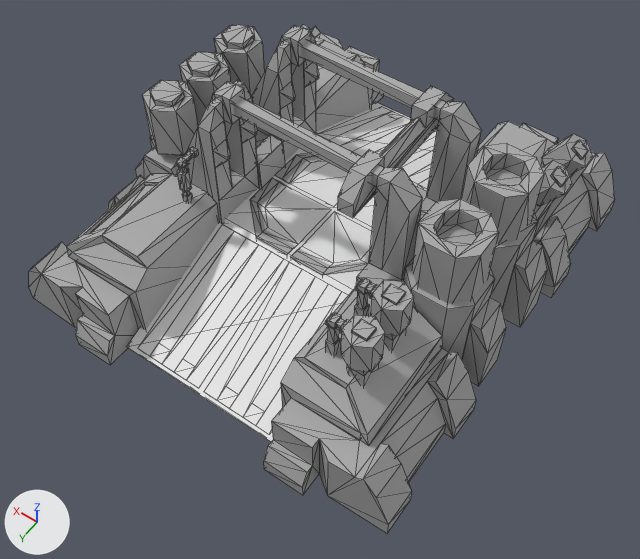
Two versions of the FBX model art/original_models/L_vehicle_factory_adv.FBX, one commit apart.
The view is the same before and after, from a 50 mm lens placed at (-45.3, 67.1, 94.7), pointed at (-4.3, 9.6, 4.4). Every picture has the same lights, and +X, +Y and +Z are marked at lower left. Mesh edges are drawn as thin lines. Vertices at the same position are counted once.

The older version as bpy lines, for what is in view:
```python
me_mesh = bpy.data.meshes.new('Mesh')
me_mesh.from_pydata(...)  # 1266 vertices, 2070 faces; spans x -28.8..28.4, y -31.4..32.7, z -1.8..26.9
me_mesh.materials.append(mat_lambert1)  # grey #aaaaaa
me_mesh_001 = bpy.data.meshes.new('Mesh.001')
me_mesh_001.from_pydata(...)  # 8 vertices, 12 faces; spans x -8.8..15.0, y -36.1..22.2, z -0.7..7.3
ob_l_vehicle_factory_adv = bpy.data.objects.new('L_vehicle_factory_adv', me_mesh)
ob_l_vehicle_factory_adv.location = (0.0, 0.0, 0.0)
ob_l_vehicle_factory_adv_nav = bpy.data.objects.new('L_vehicle_factory_adv_nav', me_mesh_001)
ob_l_vehicle_factory_adv_nav.location = (-3.2, 7.7, 0.0)
```
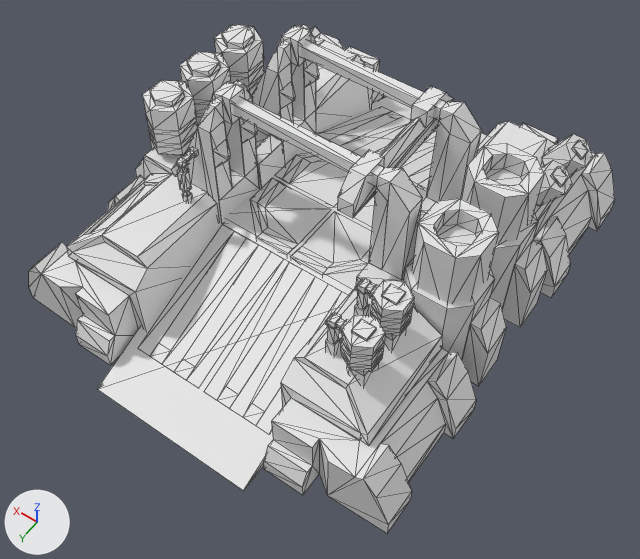
The edits, one by one:
me_mesh_001 has 8 vertices, 12 faces and spans x -8.8..15.0, y -36.1..22.2, z -0.7..7.3.
me_mesh_001 is used by ob_l_vehicle_factory_adv_nav; location (-3.2, 7.7, 0.0).
Part 1, on me_mesh_001:
Vertex 0 of me_mesh_001 moves from (-8.8, -36.1, -0.7) to (-8.8, -42.1, -3.1).
Vertex 1 of me_mesh_001 moves from (15.0, -36.1, -0.7) at pixel (375, 101) to (15.0, -42.1, -3.1).
Vertex 2 of me_mesh_001 moves from (-8.8, 22.2, -0.6) to (-8.8, 28.2, -3.0) at pixel (243, 490).
Vertex 3 of me_mesh_001 moves from (15.0, 22.2, -0.6) at pixel (126, 346) to (15.0, 28.2, -3.0) at pixel (97, 389).
me_mesh is used by ob_l_vehicle_factory_adv; location (0.0, 0.0, 0.0).
me_mesh had 1266 vertices, 2070 faces and spanned x -28.8..28.4, y -31.4..32.7, z -1.8..26.9.
me_mesh now has 1442 vertices, 2310 faces and spans x -28.8..28.4, y -31.4..32.7, z -1.8..26.9.
Part 2, on me_mesh:
36 faces are deleted.
27 new vertices lie (0.0, 0.0, -3.0) away from vertices in x 18.0..23.6, y -10.0..10.8, z 20.9.
28 new vertices lie (0.0, 0.0, -0.9) away from vertices in x 18.0..23.6, y -10.0..10.8, z 17.9.
30 new vertices lie (0.0, 0.0, -1.4) away from vertices in x 18.0..23.6, y -10.0..10.8, z 17.0.
25 new vertices lie (0.0, 0.0, 1.2) away from vertices in x 18.0..23.6, y -10.0..10.8, z 13.6.
180 new faces join them.
Part 3, on me_mesh:
24 faces are deleted.
15 new vertices lie (0.0, 0.0, -1.5) away from vertices in x -20.4..-16.5, y 13.8..24.0, z 18.9.
16 new vertices lie (0.0, 0.0, -0.7) away from vertices in x -20.4..-16.5, y 13.8..24.0, z 17.4.
17 new vertices lie (0.0, 0.0, -1.2) away from vertices in x -20.4..-16.5, y 13.8..24.0, z 16.7.
18 new vertices lie (0.0, 0.0, -0.6) away from vertices in x -20.4..-16.5, y 13.8..24.0, z 15.5.
120 new faces join them.
me_mesh part 4: 2010 faces spanning x -28.8..28.4, y -31.4..32.7, z -1.8..26.9 switch from mat_lambert1 (grey #aaaaaa) to no material.

What differs and where, as boxes [x1, y1, x2, y2] in the pictures (640 x 559 px):
'L_vehicle_factory_adv_nav', reshaped: before [127, 102, 437, 442]; after [97, 97, 487, 491]
part 2 of me_mesh, built on: [142, 39, 264, 155] in both
part 3 of me_mesh, built on: [341, 294, 414, 372] in both
part 4 of me_mesh, recoloured: [29, 25, 615, 533] in both
